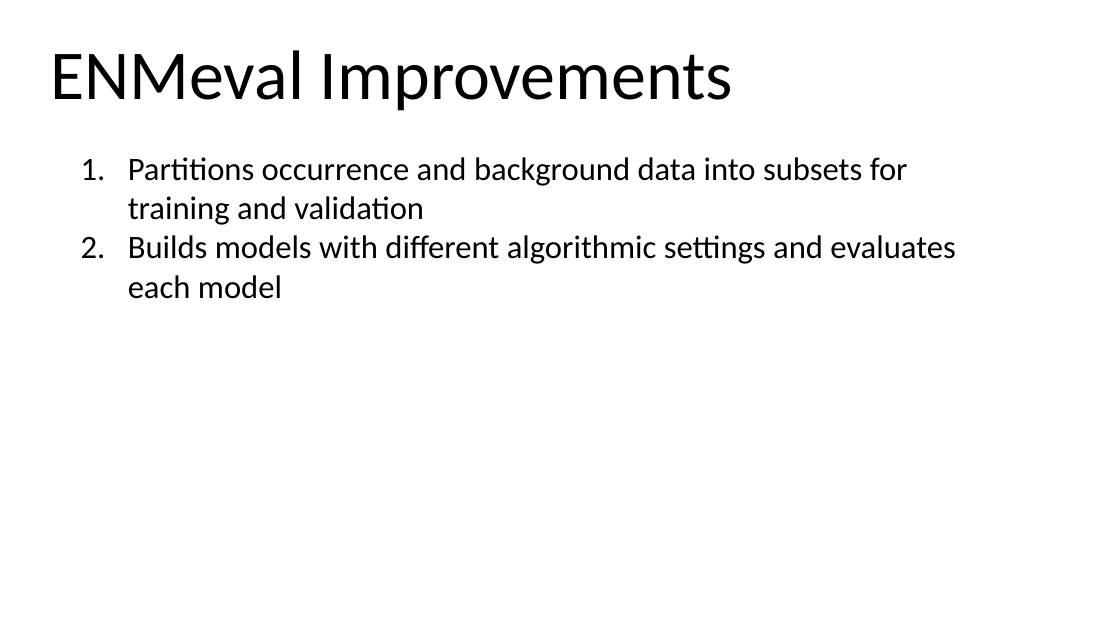
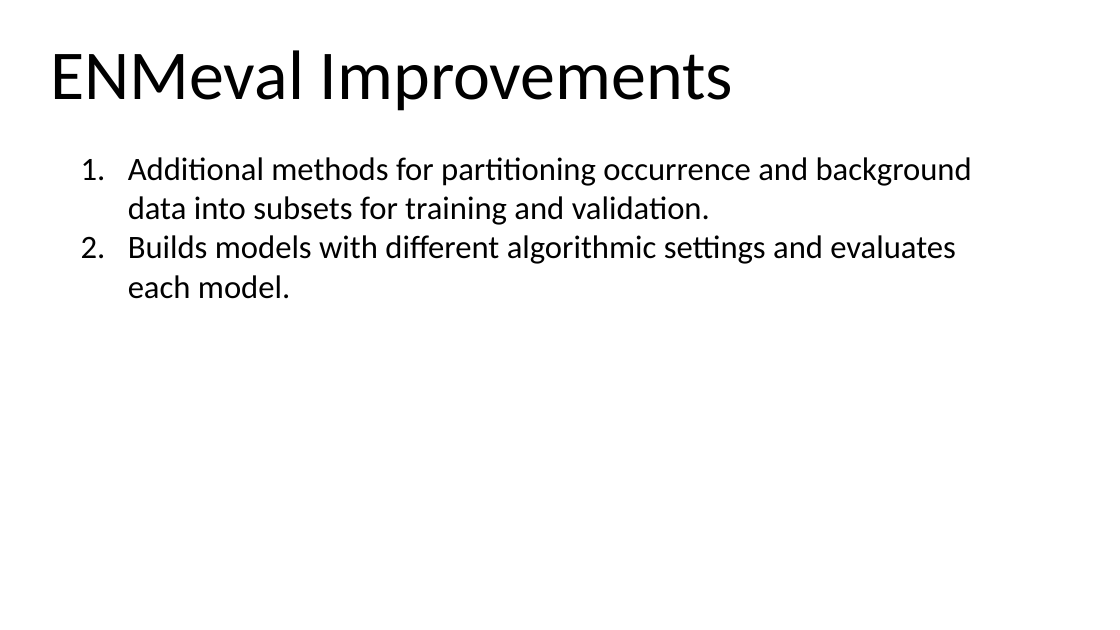
Before and after one commit to soltislab/BotanyENMWorkshops, a slide deck: slide 3 of Demos/Rbased/Presentations/06a.Activity-Ecological NIche Modeling.pptx. Drawn at 1120x630 pixels with LibreOffice and Linux fonts; fonts in the diff are those of the drawing. Boxes give left, top, right and bottom in pixels: in the first picture for what was removed or moved away, otherwise in the second. Text is boxed around its words. In the diff, an @@ line names an element or a change of style, - is before the commit and + after.

```diff
--- a/Demos/Rbased/Presentations/06a.Activity-Ecological NIche Modeling.pptx
+++ b/Demos/Rbased/Presentations/06a.Activity-Ecological NIche Modeling.pptx
@@ text at (128,157,972,299): text changed @@
-1. Partitions occurrence and background data into subsets for training and validation
-2. Builds models with different algorithmic settings and evaluates each model
+1. Additional methods for partitioning occurrence and background data into subsets for training and validation.
+2. Builds models with different algorithmic settings and evaluates each model.
```
Also in this commit, not shown: 2 other slides changed, 20 other files.
